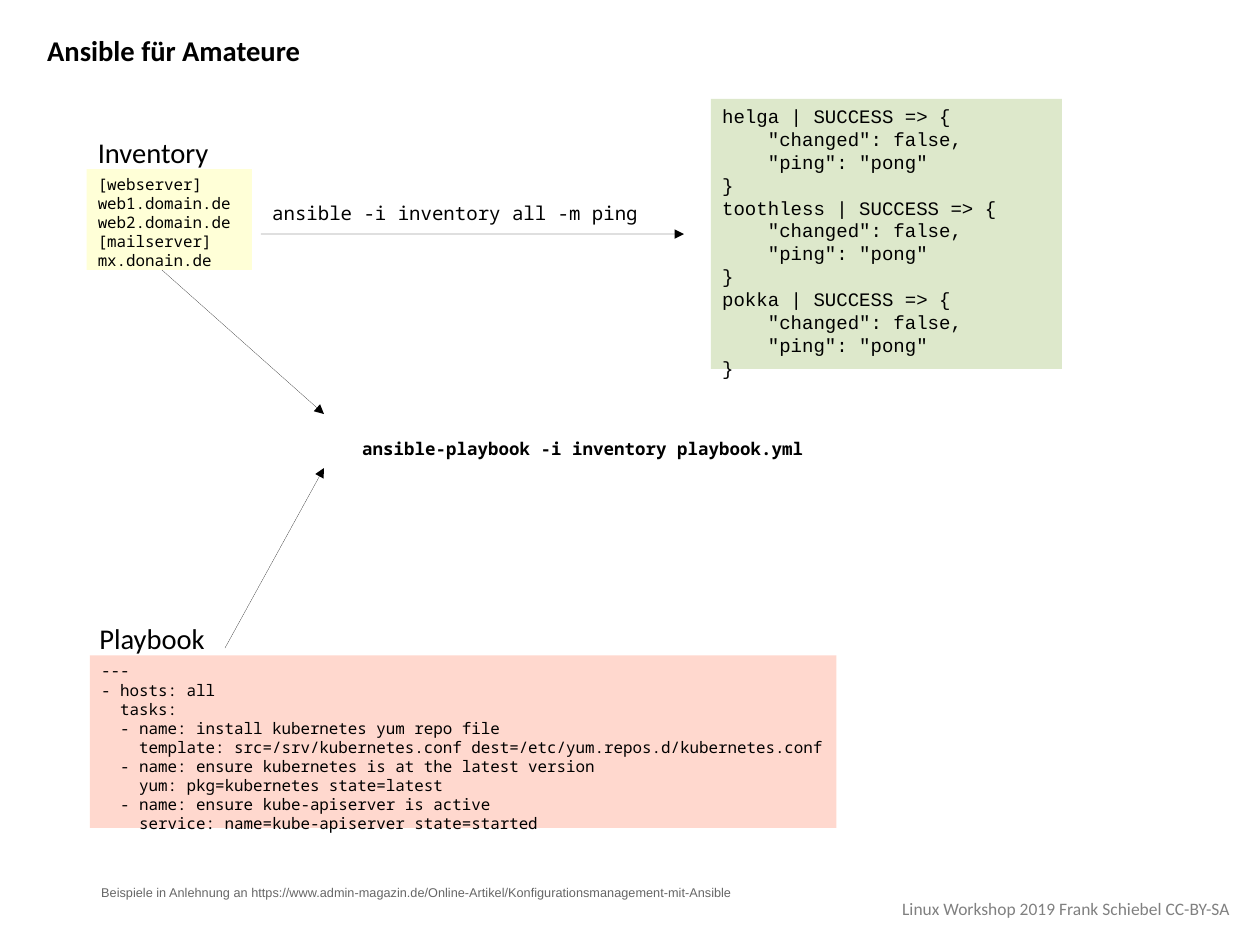
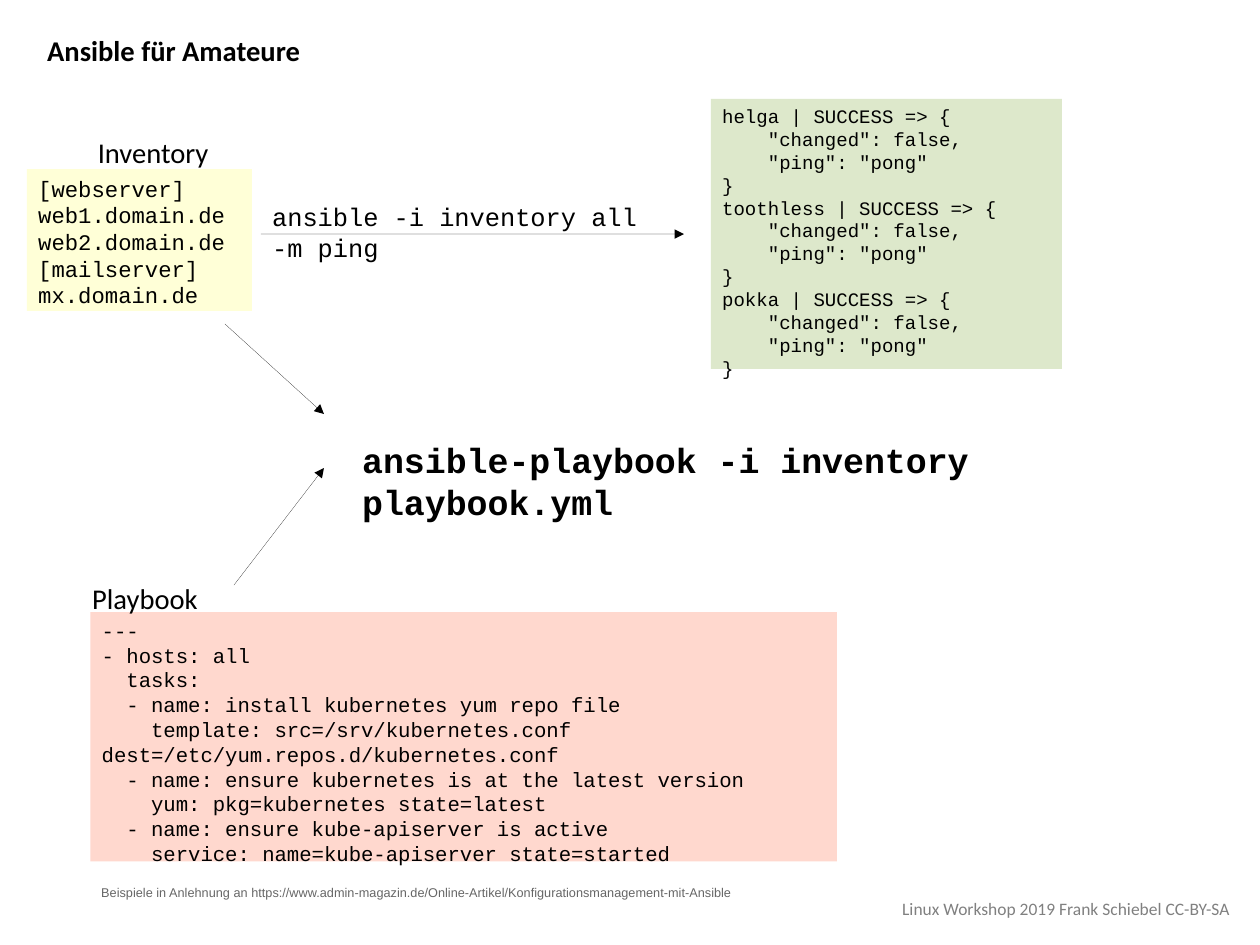
Before and after one commit to ironiemix/lfb-linuxworkshop2019, a slide deck: slide 2 of ansible/linux_workshop_ansible.odp. Drawn at 1260x945 pixels with LibreOffice and Linux fonts; fonts in the diff are those of the drawing. Boxes give left, top, right and bottom in pixels: in the first picture for what was removed or moved away, otherwise in the second. Text is boxed around its words. In the diff, an @@ line names an element or a change of style, - is before the commit and + after.

Commit message:
Ansible beta1

```diff
--- a/ansible/linux_workshop_ansible.odp
+++ b/ansible/linux_workshop_ansible.odp
@@ rectangle "[webserver]": place and size @@
-rectangle "[webserver]" at <box>87,169,253,270</box>
+rectangle "[webserver]" at <box>27,169,253,311</box>
@@ text in rectangle at <box>38,181,225,282</box>: size 10 to 14 pt, font Noto Sans Mono to Courier New in "[webserver]", "web1.domain.de", "web2.domain.de", "[mailserver]" @@
@@ text "ansible -i inventory all -m ..." at <box>272,208,637,263</box>: size 12 to 16 pt, font Noto Sans Mono to Courier New @@
@@ text in rectangle at <box>38,287,198,304</box>: text changed; size 10 to 14 pt; font Noto Sans Mono to Courier New @@
-mx.donain.de
+mx.domain.de
@@ arrow moved from (162, 270) - (324, 414) to (225, 324) - (324, 414) @@
@@ text "ansible-playbook -i inventory playbook.yml" at <box>362,448,968,523</box>: size 11 to 22 pt, font Noto Sans Mono to Courier New @@
@@ arrow moved from (225, 648) - (324, 468) to (234, 585) - (324, 468) @@
@@ text "Playbook": place and size @@
-text "Playbook" at <box>99,629,204,654</box>
+text "Playbook" at <box>92,589,197,616</box>
@@ rectangle "---": place and size @@
-rectangle "---" at <box>90,655,837,828</box>
+rectangle "---" at <box>90,612,837,861</box>
@@ rectangle "---" at <box>90,612,837,861</box>: size 10 to 13 pt, font Noto Sans Mono to Courier New @@
```
Also in this commit, not shown: 3 other slides changed, 1 other file.
